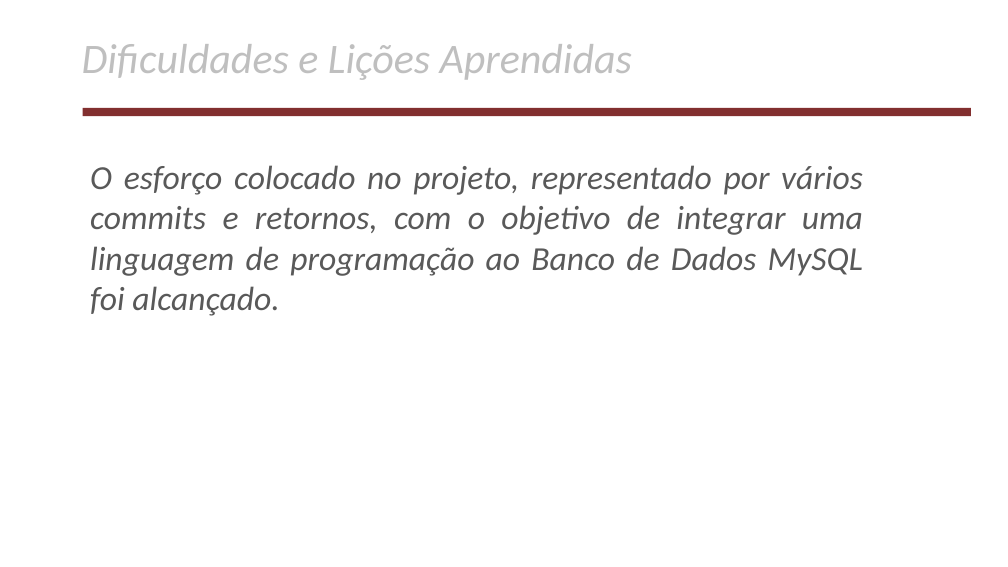
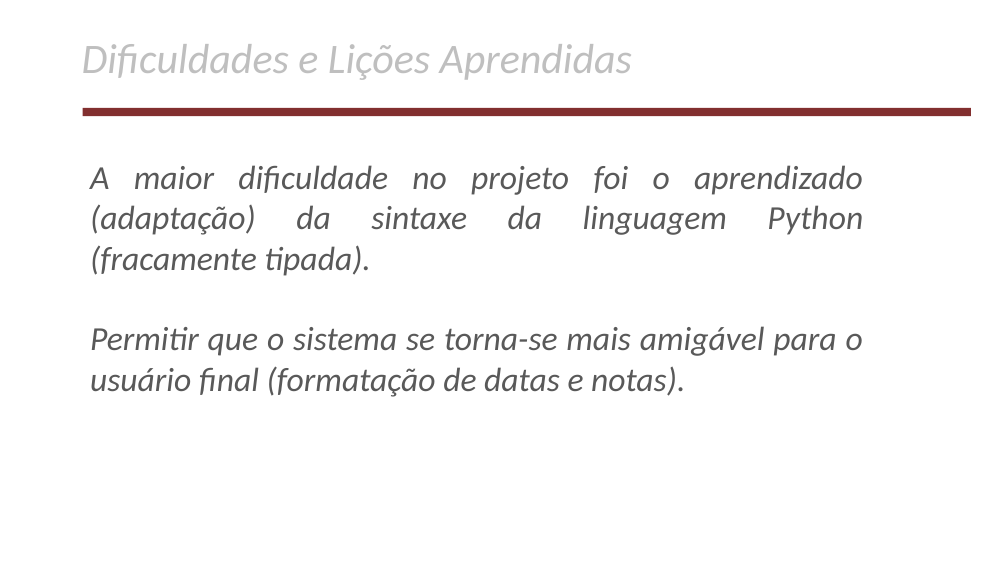
Before and after one commit to AlexsandroMatias2017/MeuBancoDeDados, a slide deck: slide 38 of apresentacao/apresentacaoDoProjeto.odp (slide 27 before the commit). Drawn at 1008x567 pixels with LibreOffice and Linux fonts; fonts in the diff are those of the drawing; background and template pictures are left out. Boxes give left, top, right and bottom in pixels: in the first picture for what was removed or moved away, otherwise in the second. Text is boxed around its words. In the diff, an @@ line names an element or a change of style, - is before the commit and + after.

Commit message:
apresentação finalizada e submetida

```diff
--- a/apresentacao/apresentacaoDoProjeto.odp
+++ b/apresentacao/apresentacaoDoProjeto.odp
@@ text at (x1=90, y1=165, x2=863, y2=397): text changed @@
-O esforço colocado no projeto, representado por vários commits e retornos, com o objetivo de integrar uma linguagem de programação ao Banco de Dados MySQL foi alcançado.
+A maior dificuldade no projeto foi o aprendizado (adaptação) da sintaxe da linguagem Python (fracamente tipada).
+Permitir que o sistema se torna-se mais amigável para o usuário final (formatação de datas e notas).
```
Also in this commit, not shown: 5 other slides changed, 12 slides added, 2 other files.
